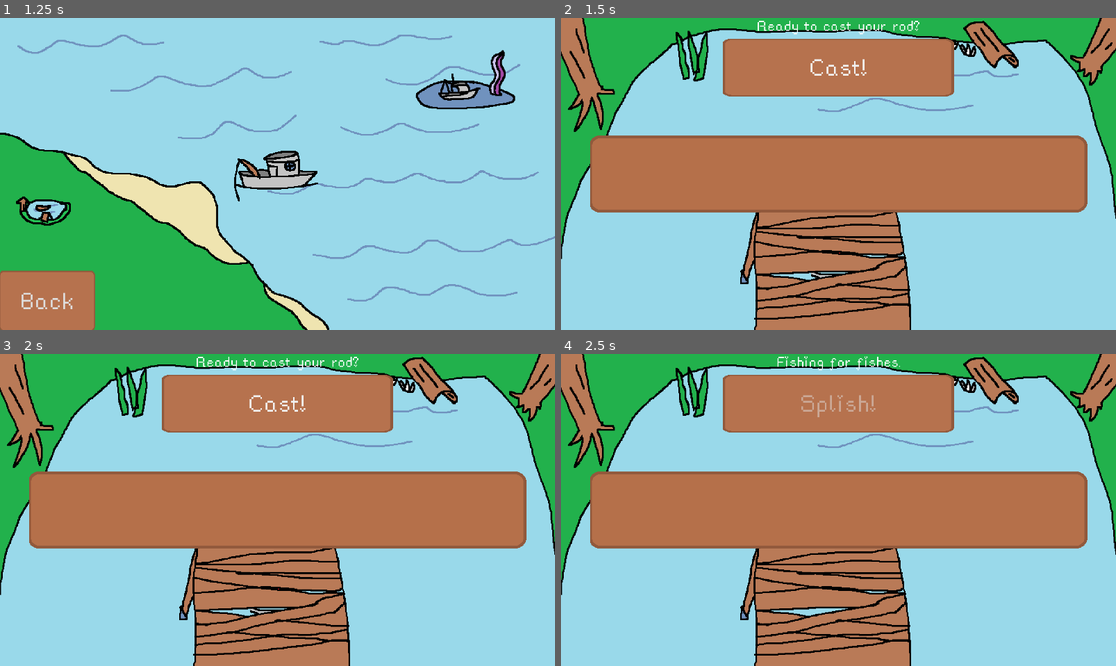
Above: before the commit, frames 1-4 (two rows, left to right).
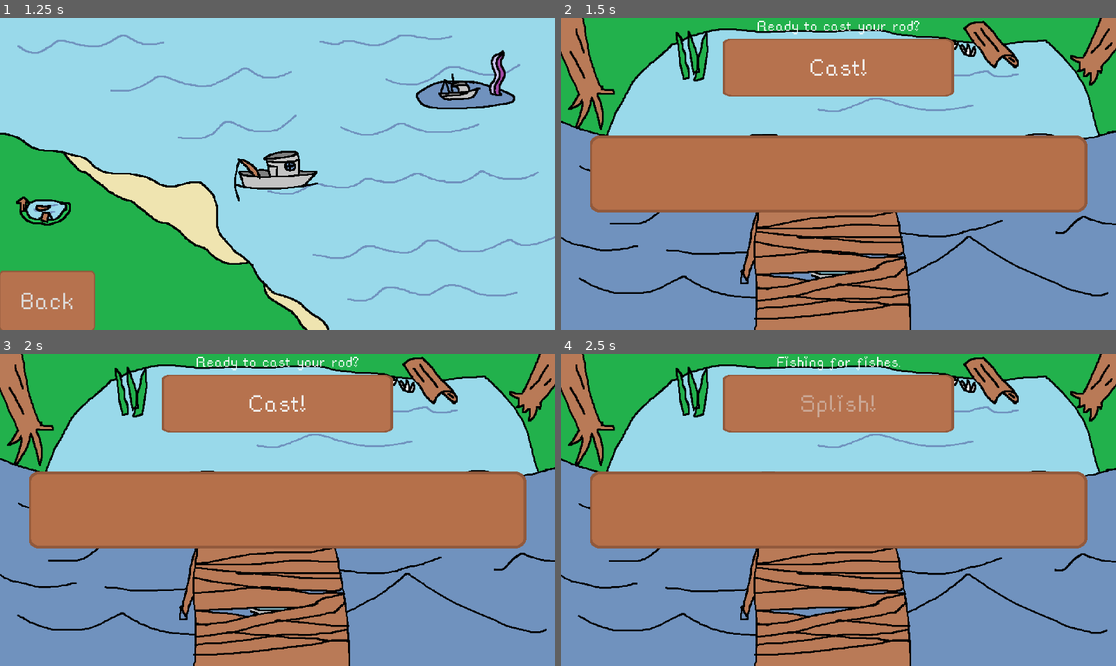
Above: after the commit, the same moments.

Repository: flowerFawn/the-key-to-fishing
Game: Godot game, scene res://scenes/main_menu.tscn
The game is run twice, just before and just after one commit, with the same random seed, the same clock (stepped at 60 frames per second) and the same inputs.
Inputs (mouse positions are in pixels of both pictures, inside the frame that each line leads up to):
- Up to frame 1 (1.25 s): click "Go fishing!" at 0.5 s
- Up to frame 2 (1.5 s): click (616, 208) at 1.25 s
- Up to frame 3 (2 s): no input
- Up to frame 4 (2.5 s): click "Cast!" at 2 s

Frame 1 is identical in both runs. In frame 2, 30% of the frame differs, in the area x 0-100%, y 32-100%; in frame 3, 30%; in frame 4, 30%.

Commit message:
added background, foreground, and midground for hard

Diff:
--- a/scenes/typing_scene.tscn
+++ b/scenes/typing_scene.tscn
@@ -9,6 +9,8 @@
 [ext_resource type="Texture2D" uid="uid://dvvsvih65qakf" path="res://assets/images/bob.png" id="5_1o12r"]
 [ext_resource type="Texture2D" uid="uid://c6e3oghcymowe" path="res://assets/ui/backgrounds/easy_background.png" id="8_bcbk5"]
 [ext_resource type="Texture2D" uid="uid://uat71opfgxal" path="res://assets/ui/backgrounds/easy_foreground.png" id="9_50pos"]
+[ext_resource type="Texture2D" uid="uid://fsm3mhoypnyb" path="res://assets/ui/backgrounds/hard_midground.png" id="9_ec1an"]
+[ext_resource type="Script" path="res://scripts/midground sway.gd" id="10_c5q3w"]
 
 [node name="TypingScene" type="Node2D"]
 script = ExtResource("1_4430f")
@@ -163,6 +165,13 @@
 offset_bottom = 1080.0
 texture = ExtResource("8_bcbk5")
 
+[node name="Midground" type="TextureRect" parent="FishingGraphics"]
+offset_left = -20.0
+offset_right = 1940.0
+offset_bottom = 1080.0
+texture = ExtResource("9_ec1an")
+script = ExtResource("10_c5q3w")
+
 [node name="Foreground" type="TextureRect" parent="FishingGraphics"]
 z_index = 2
 offset_right = 1920.0
--- a/scripts/fishing_graphics.gd
+++ b/scripts/fishing_graphics.gd
@@ -8,6 +8,8 @@
 func _ready() -> void:
 	$Background.texture = load("res://assets/ui/backgrounds/%s_background.png" % Game.difficulty)
 	$Foreground.texture = load("res://assets/ui/backgrounds/%s_foreground.png" % Game.difficulty)
+	if Game.difficulty == "hard":
+		$Midground.visible = true
 	if Game.difficulty != "easy":
 		var ship_sway_distance:int
 		var ship_sway_tween
--- /dev/null
+++ b/scripts/midground sway.gd
@@ -0,0 +1,15 @@
+extends TextureRect
+
+
+# Called when the node enters the scene tree for the first time.
+func _ready() -> void:
+	var waves_tween
+	var wave_distance = 20
+	while true:
+		waves_tween = create_tween()
+		waves_tween.tween_property(self, "position", Vector2(randi_range(-wave_distance, wave_distance) - 20, randi_range(0, wave_distance * 2)), randi_range(1, 3))
+		await waves_tween.finished
+
+# Called every frame. 'delta' is the elapsed time since the previous frame.
+func _process(delta: float) -> void:
+	pass
Binary file added: assets/ui/backgrounds/hard_background.png
Not shown, added: assets/ui/backgrounds/hard_background.png.import
Binary file added: assets/ui/backgrounds/hard_foreground.png
Not shown, added: assets/ui/backgrounds/hard_foreground.png.import
Binary file added: assets/ui/backgrounds/hard_midground.png
Not shown, added: assets/ui/backgrounds/hard_midground.png.import
Not shown: 1 places in scenes/typing_scene.tscn that only renumber resources
Not shown, added: assets/ui/backgrounds/hard_foreground.png~
Not shown, added: assets/ui/backgrounds/hard_midground.png~
